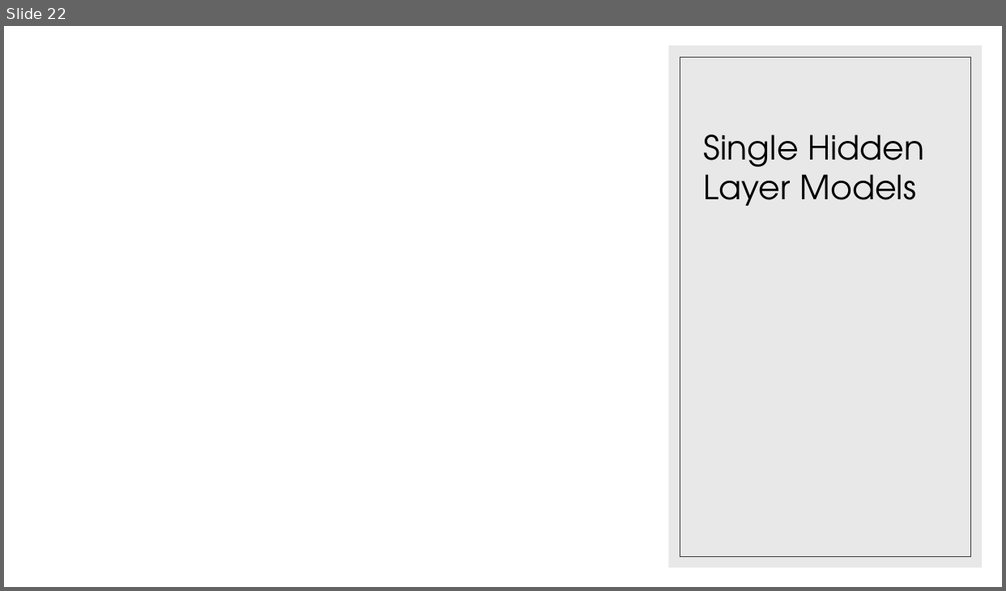
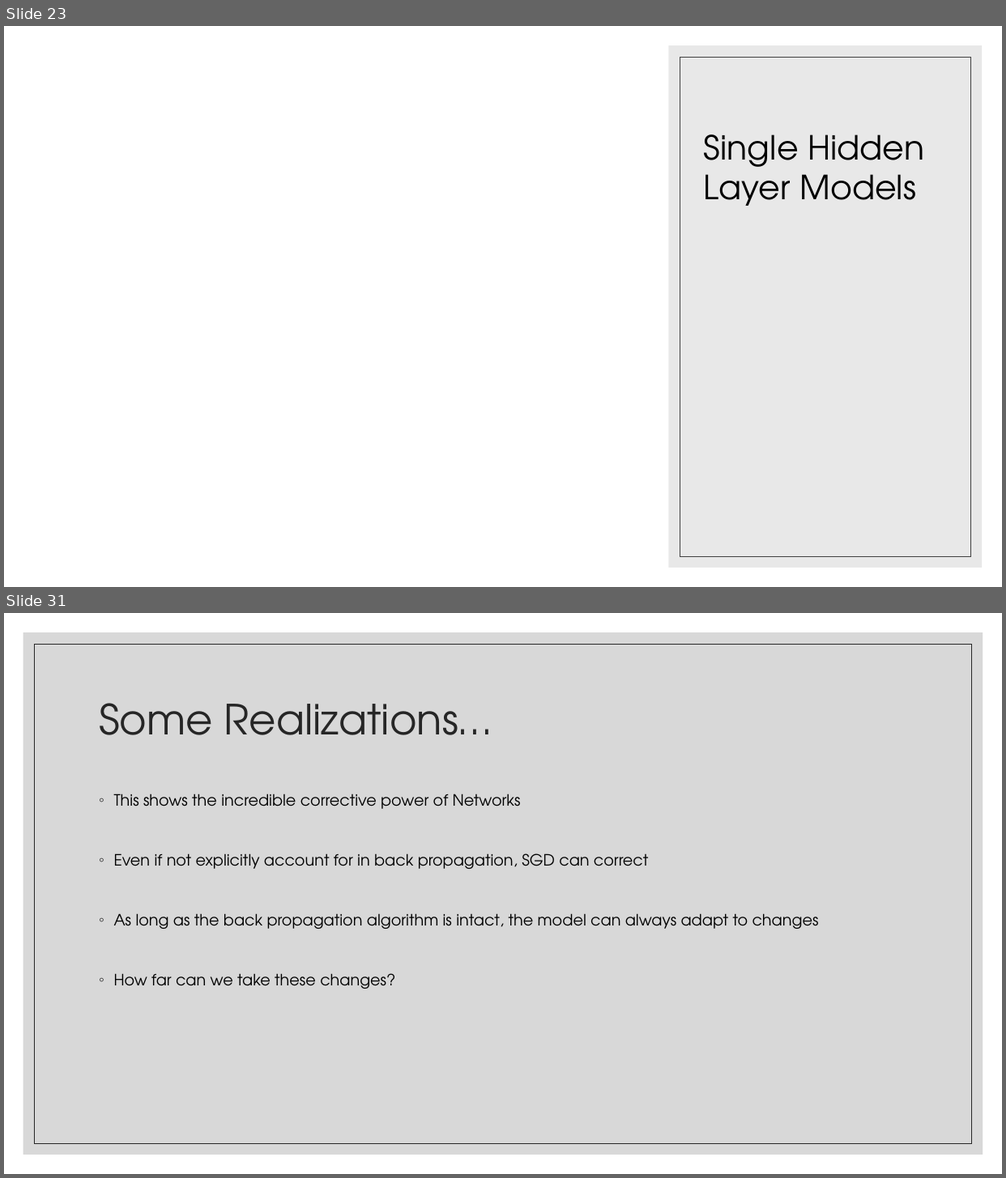
Before and after one commit to landonbuell/Convolutional-Neural-Networks, a slide deck: Presentations/14_04_2020/Modeling Attack Functions.pptx. Shown one above the other, each under a label of ours: slide 22 before the commit, slides 23 and 31 after it; the slides between them are not shown. The pictures are 1006x591 and 1006x1178 pixels, drawn with LibreOffice and Linux fonts; fonts in the diff are those of the drawing; grey boxes stand for pictures. Boxes give left, top, right and bottom in pixels: in the first picture for what was removed or moved away, otherwise in the second. Text is boxed around its words. In the diff, an @@ line names an element or a change of style, - is before the commit and + after.

```diff
--- a/Presentations/14_04_2020/Modeling Attack Functions.pptx
+++ b/Presentations/14_04_2020/Modeling Attack Functions.pptx
@@ slide 31 added at [4, 613, 1002, 1174], background #FFFFFF @@
@@ rectangle added at [23, 632, 983, 1155], fill #BFBFBF at 60% opacity @@
@@ rectangle added at [35, 644, 972, 1144], outline #262626 0.5 pt @@
@@ title added at [99, 703, 492, 735], 40 pt, text #262626 @@
+Some Realizations…
@@ text added at [114, 794, 819, 989], 15 pt, text #000000 @@
+◦ This shows the incredible corrective power of Networks
+◦ Even if not explicitly account for in back propagation, SGD can correct
+◦ As long as the back propagation algorithm is intact, the model can always adapt to changes
+◦ How far can we take these changes?
@@ what was slide 22 is now slide 23 @@
```
Also in this commit, not shown: 6 slides changed, 9 other slides added, 11 other files.
